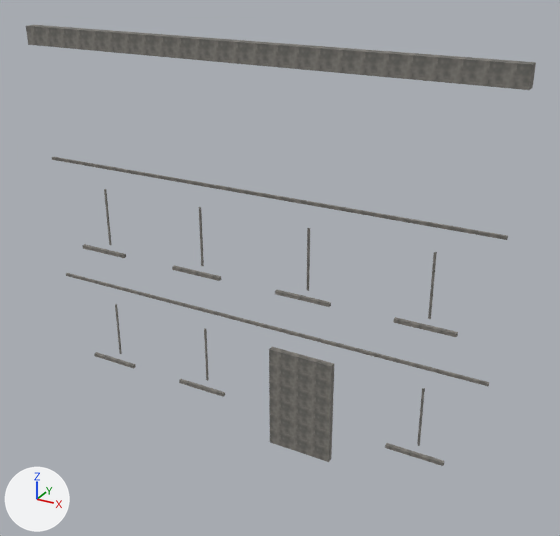
Before and after pictures for a commit that changed the OBJ model resources/blender/zombie_street/Street_BlockL1_Trim.obj.
Rendered twice from a 50 mm camera at (8.36, -13.72, 11.07) aimed at (0.67, 0.25, 4.08). The axes (+X, +Y, +Z) are drawn at lower left. The lights are the same throughout. The older version comes first. Where no turn or scale is listed for an object, it has been applied to the vertices.

Objects in the first picture: 'Street_BlockL1_Trim'.
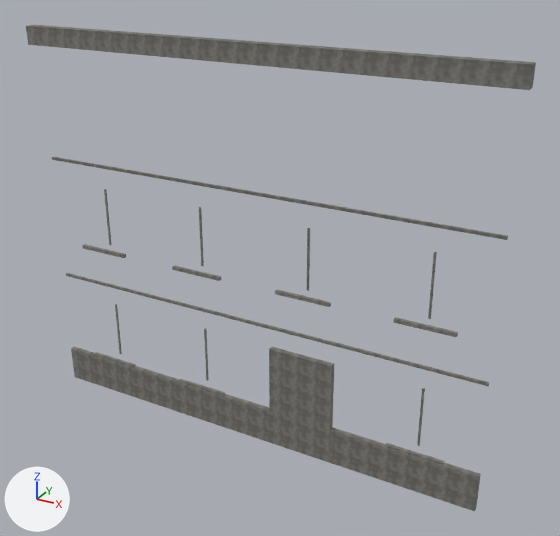
Changed parts and their boxes [x1, y1, x2, y2] in the pictures (560 x 536 px):
'Street_BlockL1_Trim', reshaped (10% taller): before [26, 25, 536, 466]; after [26, 25, 536, 511]
part 1 of me_street_blockl1_trim, added: after [71, 347, 481, 511]

The change, as a diff of the scene's bpy script:
```diff
--- a/resources/blender/zombie_street/Street_BlockL1_Trim.obj.py
+++ b/resources/blender/zombie_street/Street_BlockL1_Trim.obj.py
@@ me_street_blockl1_trim @@
 # used by ob_street_blockl1_trim; location = (0.0, 0.0, 0.0)
-me_street_blockl1_trim.from_pydata(...)  # 144 vertices, 216 faces; spans x -5.7..5.7, y -0.26..0.23, z -0.41..9.0
+me_street_blockl1_trim.from_pydata(...)  # 152 vertices, 228 faces; spans x -5.7..5.7, y -0.26..0.23, z -0.43..9.0
+# me_street_blockl1_trim part 1: a new loose piece, a box spanning x -5.66..5.66, y -0.13..0.0, z -0.43..0.48, in mat_trimstone (picture img_trimstone_png)
 me_street_blockl1_trim.materials.append(mat_trimstone)
```
